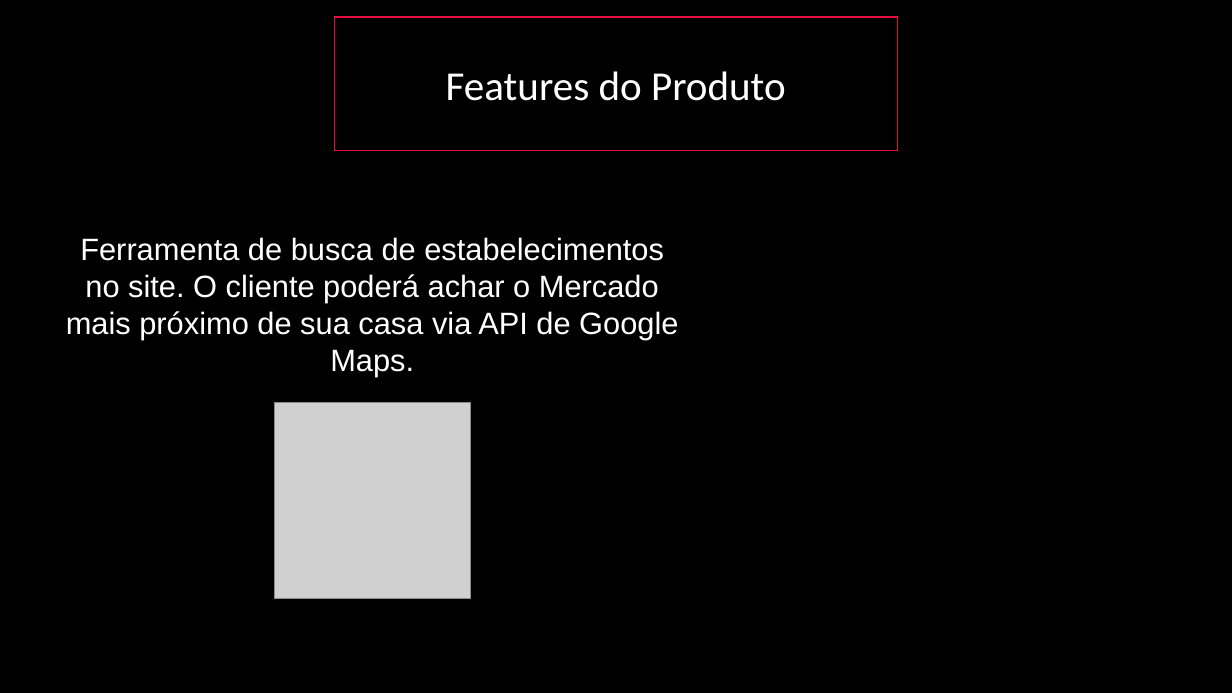
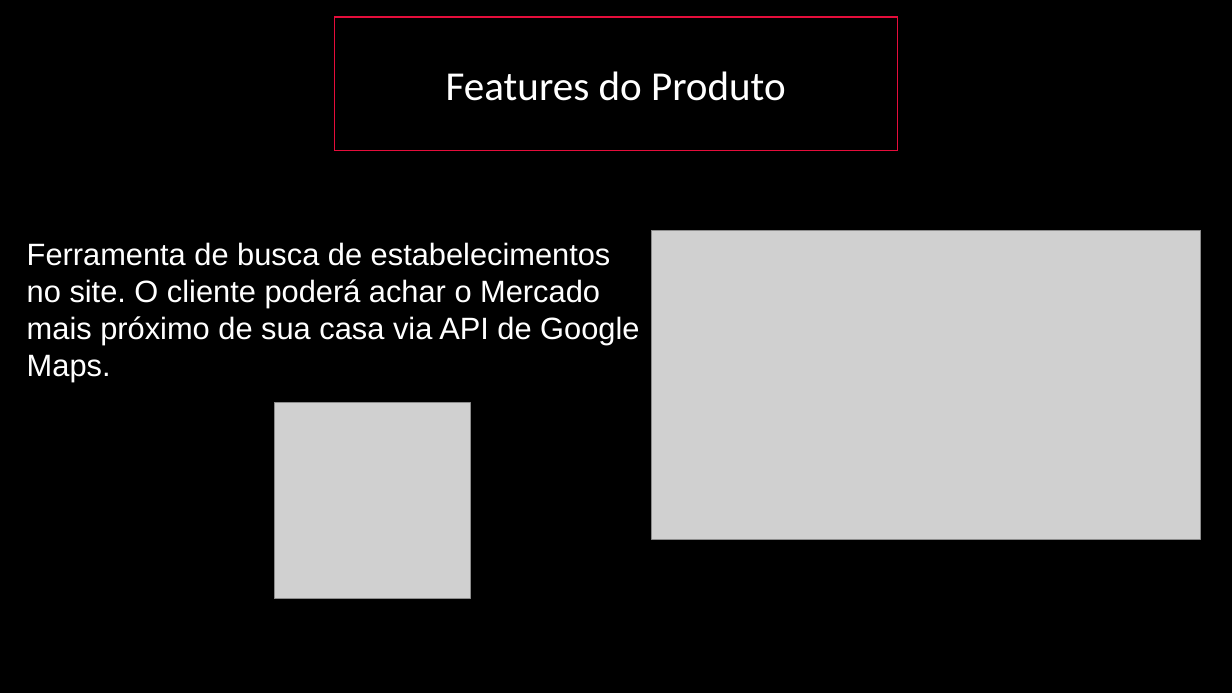
Before and after one commit to BandTec/blind-market, a slide deck: slide 16 of Apresentação-blindmarket.pptx. Drawn at 1232x693 pixels with LibreOffice and Linux fonts; fonts in the diff are those of the drawing; grey boxes stand for pictures. Boxes give left, top, right and bottom in pixels: in the first picture for what was removed or moved away, otherwise in the second. Text is boxed around its words. In the diff, an @@ line names an element or a change of style, - is before the commit and + after.

Commit message:
Slide teste

```diff
--- a/Apresentação-blindmarket.pptx
+++ b/Apresentação-blindmarket.pptx
@@ text "Ferramenta de busca de estabelecimentos ...": place and size @@
-text "Ferramenta de busca de estabelecimentos ..." at bbox=[66, 237, 678, 377]
+text "Ferramenta de busca de estabelecimentos ..." at bbox=[27, 242, 639, 382]
@@ text "Ferramenta de busca de estabelecimentos ..." at bbox=[27, 242, 639, 382]: alignment centre to left @@
@@ picture added at bbox=[652, 230, 1202, 539] @@
```
